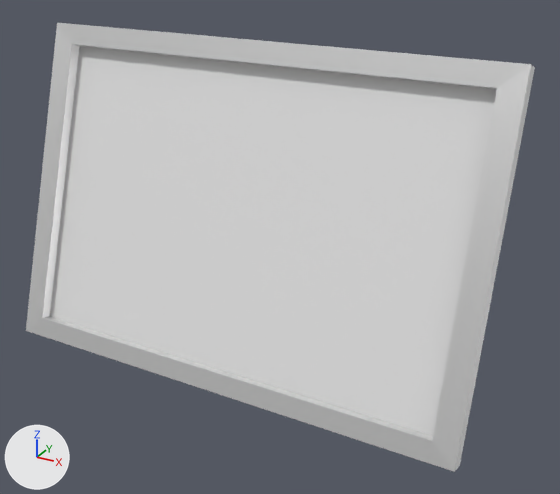
A saved change to the COLLADA model models/meshes/photo_frame.dae.
The view is the same before and after, from a 50 mm camera at (0.166, -0.284, 0.198) aimed at (0.017, -0.013, 0.062). The axes (+X, +Y, +Z) are drawn at lower left. The lights are the same throughout.

Names of what the first picture shows: 'Framed_Photo'.
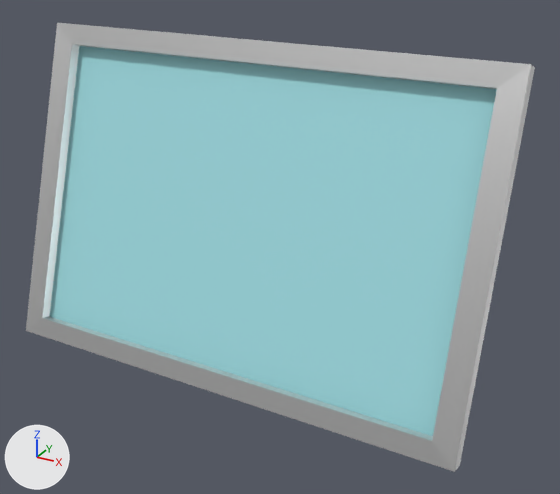
Changed parts and their boxes [x1, y1, x2, y2] in the pictures (560 x 494 px):
'Framed_Photo', recoloured (white to cyan)
    both: [26, 23, 518, 472]

The change in detail:
Material 'Photo' (mat_photo) changes colour from white #e7e7e7 to cyan #a3e1e7; in linear values from (0.8, 0.8, 0.8) to (0.366, 0.755, 0.8).
